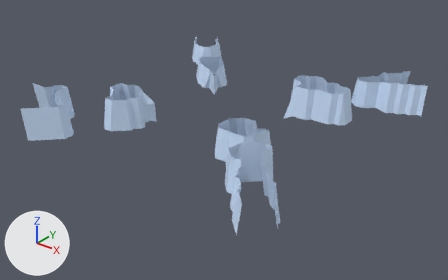
One commit to the Blender file ProjectLuna/Assets/Models/terrain/ground/new_world_rock_barrier.blend: the scene before it, then after it.
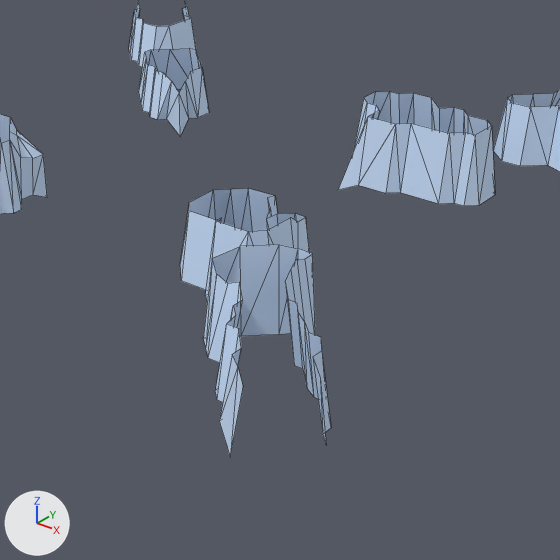
Each version is shown whole from a 50 mm camera at (22.0, -28.4, 15.6) aimed at (-0.1, -0.7, -1.6), then close up on the part from 30% to 85% of the width and 13% to 100% of the height. The lights are fixed; the arrows at lower left show +X, +Y and +Z. The close-ups show mesh edges as thin lines.
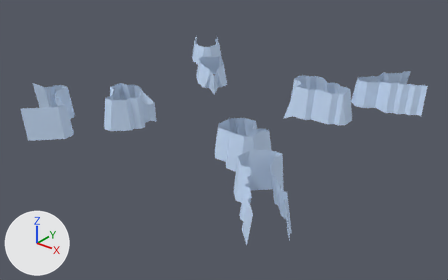
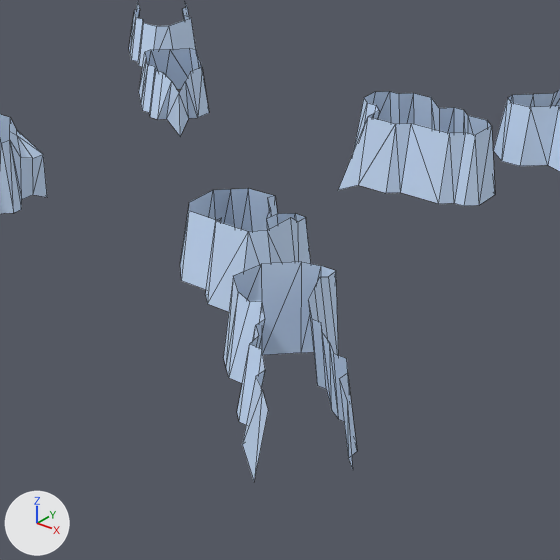
Location of each change, [x1, y1, x2, y2] in pixels of the close-ups (560 x 560 px; the box of a moved part takes in the faces that stretch with it):
```json
{"object": "Grid", "change": "reshaped", "before": [0, 0, 560, 455], "after": [0, 0, 560, 481]}
{"part": 1, "of": "me_grid", "change": "moved or reshaped", "before": [203, 245, 331, 455], "after": [224, 262, 357, 481]}
```

Edits to the scene script, one JSON object a line:
```json
{"block": "me_grid", "where": "me_grid.from_pydata(...)  # 316 vertices, 261 faces; spans x -1.12..0.91, y -0.99..1.06, z -0.12..0.14"}
{"block": "me_grid", "where": "# used by ob_grid; location = (0.0, 0.0, 0.39); scale = (10.0, 10.0, 10.0)"}
{"block": "me_grid", "change": "me_grid part 1: the loose piece of 57 vertices spanning x 0.46..0.91, y -0.99..-0.49, z -0.08..0.14 is moved by (0.09, -0.04, 0.0)"}
```
